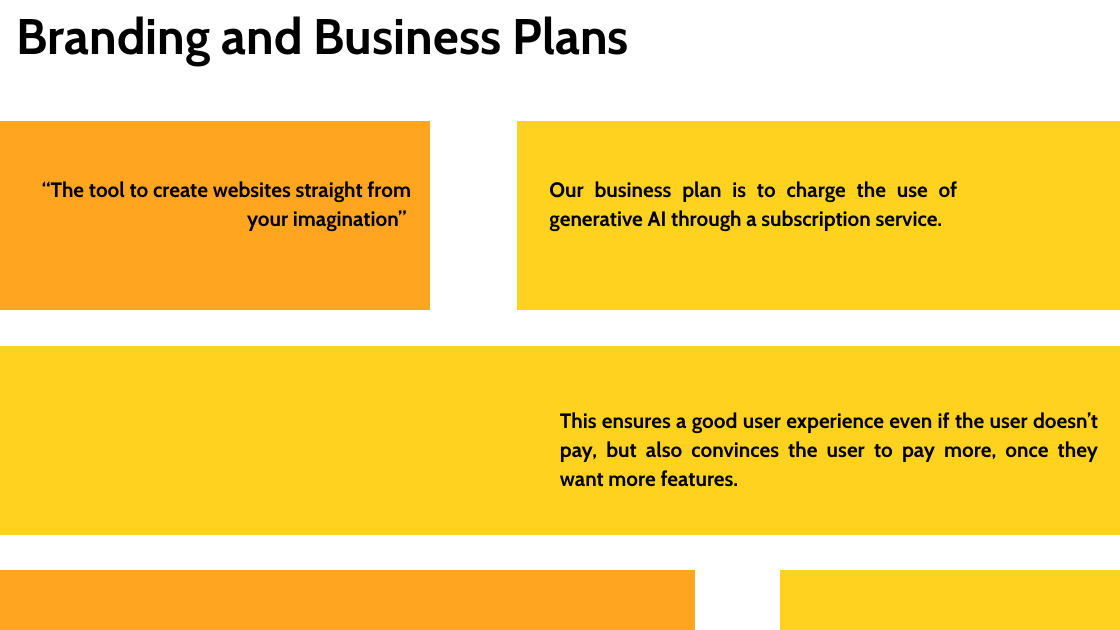
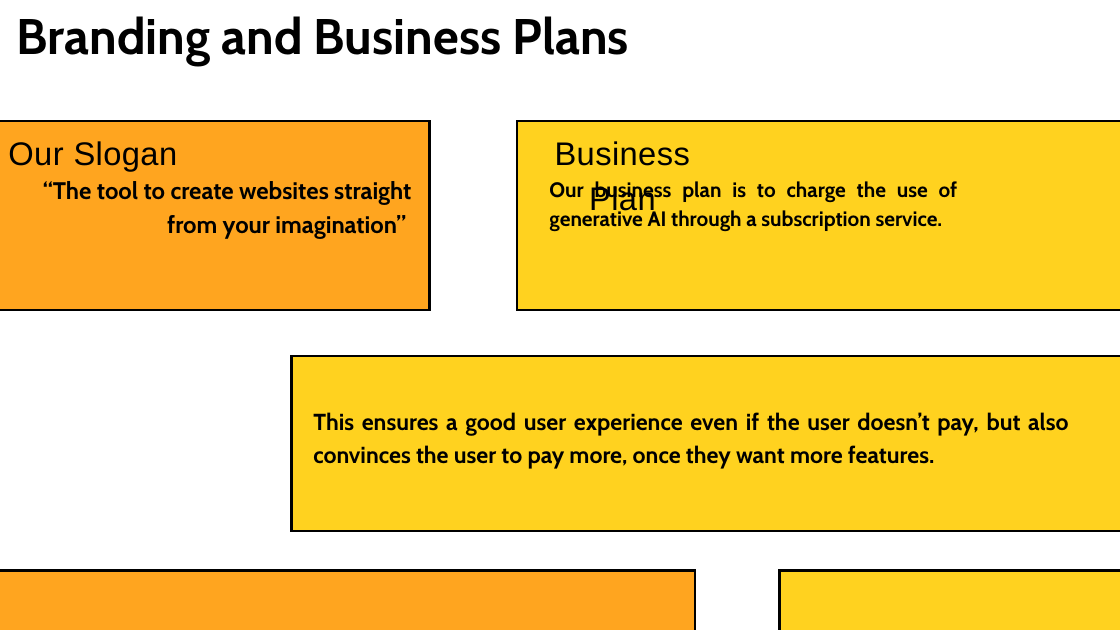
Before and after one commit to brianchen3388/HHCC-Chef-Bagels, a slide deck: slide 9 of comp_material/HHCC 26 Presentation.pptx. Drawn at 1120x630 pixels with LibreOffice and Linux fonts; fonts in the diff are those of the drawing. Boxes give left, top, right and bottom in pixels: in the first picture for what was removed or moved away, otherwise in the second. Text is boxed around its words. In the diff, an @@ line names an element or a change of style, - is before the commit and + after.

```diff
--- a/comp_material/HHCC 26 Presentation.pptx
+++ b/comp_material/HHCC 26 Presentation.pptx
@@ text added at bbox=[8, 141, 178, 171], 42 pt, text #000000 @@
+Our Slogan
@@ text "“The tool to create websites ..." at bbox=[43, 181, 411, 239]: size 26.8 to 30.8 pt; line spacing 37.5pt to 43pt @@
@@ text added at bbox=[595, 181, 721, 202], 42 pt, text #000000 @@
+Business Plan
@@ outline none to #000000 3 pt in 5 elements at bbox=[0, 122, 430, 311], bbox=[517, 122, 1120, 311], bbox=[780, 571, 1120, 630], bbox=[0, 571, 695, 630], bbox=[292, 356, 1120, 531] @@
@@ freeform shape: place and size @@
-freeform shape at bbox=[0, 346, 1120, 535]
+freeform shape at bbox=[292, 356, 1120, 531]
@@ text "This ensures a good user ...": place and size @@
-text "This ensures a good user ..." at bbox=[560, 412, 1098, 487]
+text "This ensures a good user ..." at bbox=[313, 412, 1068, 469]
@@ text "This ensures a good user ..." at bbox=[313, 412, 1068, 469]: size 26.8 to 29.8 pt; line spacing 37.5pt to 41.6pt @@
```
Also in this commit, not shown: 8 other slides changed, 1 slide added, 1 slide removed.
